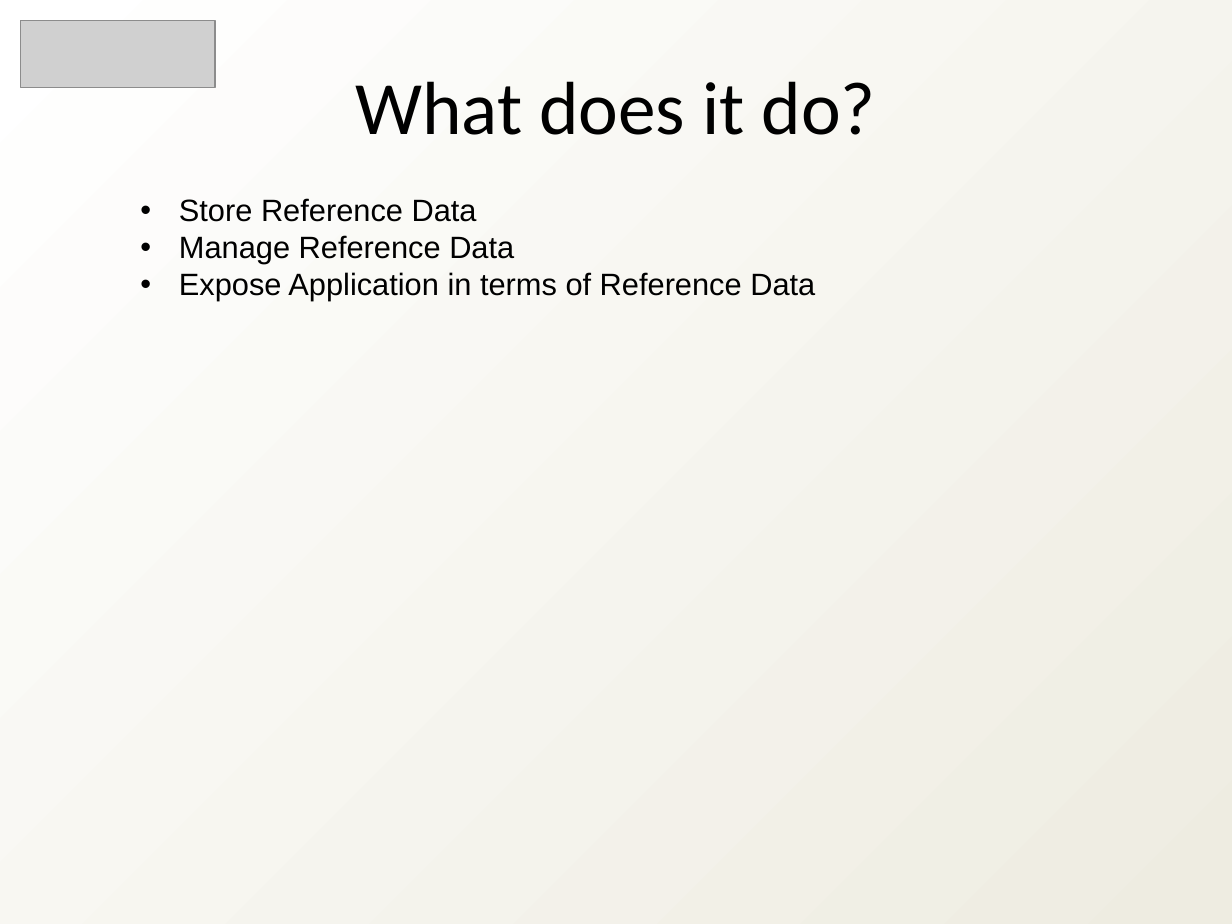
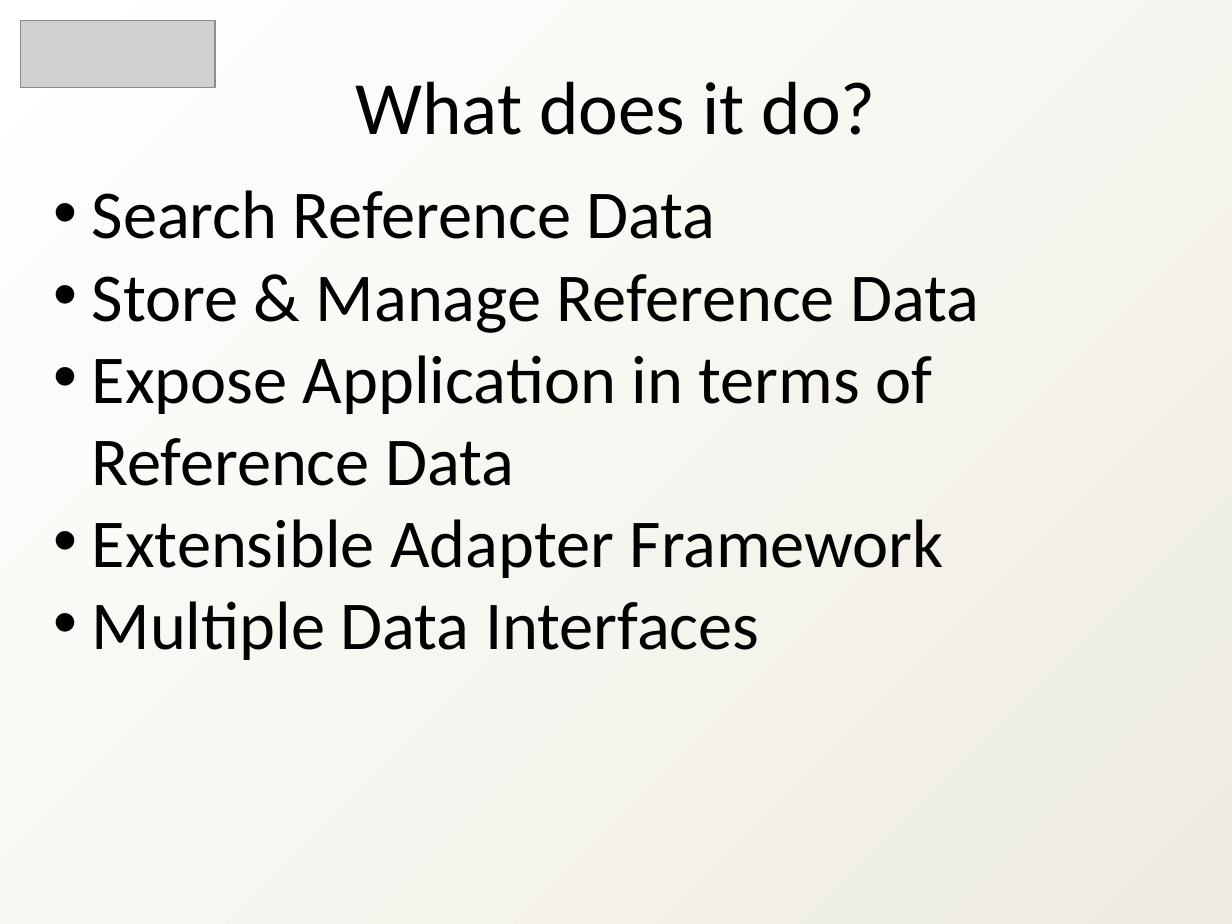
Before and after one commit to heyena/iring-tools, a slide deck: slide 2 of branches/2.0.x/Documentation/iRINGTools_Overview_v2.0.0.ppt (slide 4 before the commit). Drawn at 1232x924 pixels with LibreOffice and Linux fonts; fonts in the diff are those of the drawing; grey boxes stand for pictures. Boxes give left, top, right and bottom in pixels: in the first picture for what was removed or moved away, otherwise in the second. Text is boxed around its words. In the diff, an @@ line names an element or a change of style, - is before the commit and + after.

```diff
--- a/branches/2.0.x/Documentation/iRINGTools_Overview_v2.0.0.ppt
+++ b/branches/2.0.x/Documentation/iRINGTools_Overview_v2.0.0.ppt
@@ text "Search Reference Data": place and size @@
-text "Search Reference Data" at (179,198,815,301)
+text "Search Reference Data" at (92,190,979,660)
@@ text at (92,190,979,333): text changed; size 18 to 40 pt; font Arial to Calibri @@
-• Store Reference Data
-• Manage Reference Data
+• Search Reference Data
+• Store & Manage Reference Data
@@ text at (92,355,932,486): size 18 to 40 pt, font Arial to Calibri in "Expose Application in terms of Reference Data" @@
@@ text at (92,519,944,660): paragraphs added @@
+• Extensible Adapter Framework
+• Multiple Data Interfaces
```
Also in this commit, not shown: 10 other slides changed, 4 slides added, 4 slides removed, 2 other files.
